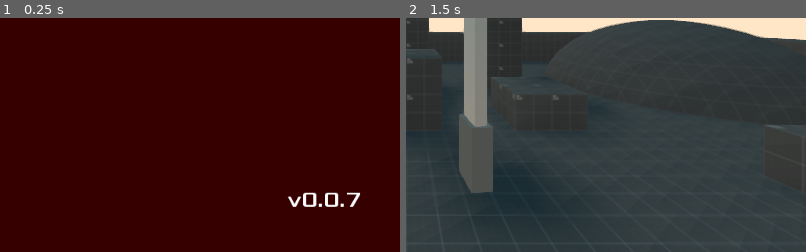
Above: before the commit, frames 1-2 (left to right).
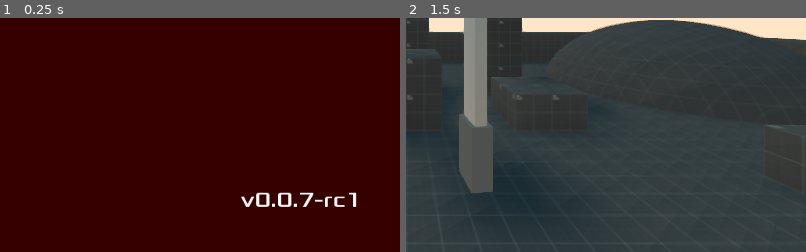
Above: after the commit, the same moments.

Repository: garhow/riot
Game: Godot game, scene res://scenes/main.tscn
Same seed, same stepped clock (60 frames per second), same inputs: the game is played once before the commit and once after it.
Inputs (mouse positions are % of the whole screen's width and height, from its top left):
- Up to frame 1 (0.25 s): no input
- Up to frame 2 (1.5 s): tap Enter at 0.5 s; move the mouse to (72, 45) at 0.52 s; hold D (move_right) 0.53-1.25 s; hold Ctrl (crouch) 0.53-1.25 s; click (72, 45) at 0.67 s; tap Space (jump) at 0.77 s; click "Host" at 1.25 s
The pictures show only the part of the screen within x 50-100%, y 50-100%; the shares and areas given below are measured in that part.

The runs differ from the first frame. In frame 1, 0.9% of the frame differs, in the area x 60-90%, y 74-81%; in frame 2, nothing differs.

Commit message:
v0.0.8 Release candidate

Diff:
--- a/src/project.godot
+++ b/src/project.godot
@@ -30,7 +30,7 @@
 config/description="A multiplayer team-based shooter"
 run/main_scene="res://scenes/main.tscn"
 config/icon="res://misc/icon.png"
-config/version="0.0.7"
+config/version="0.0.7-rc1"
 
 [autoload]
 
